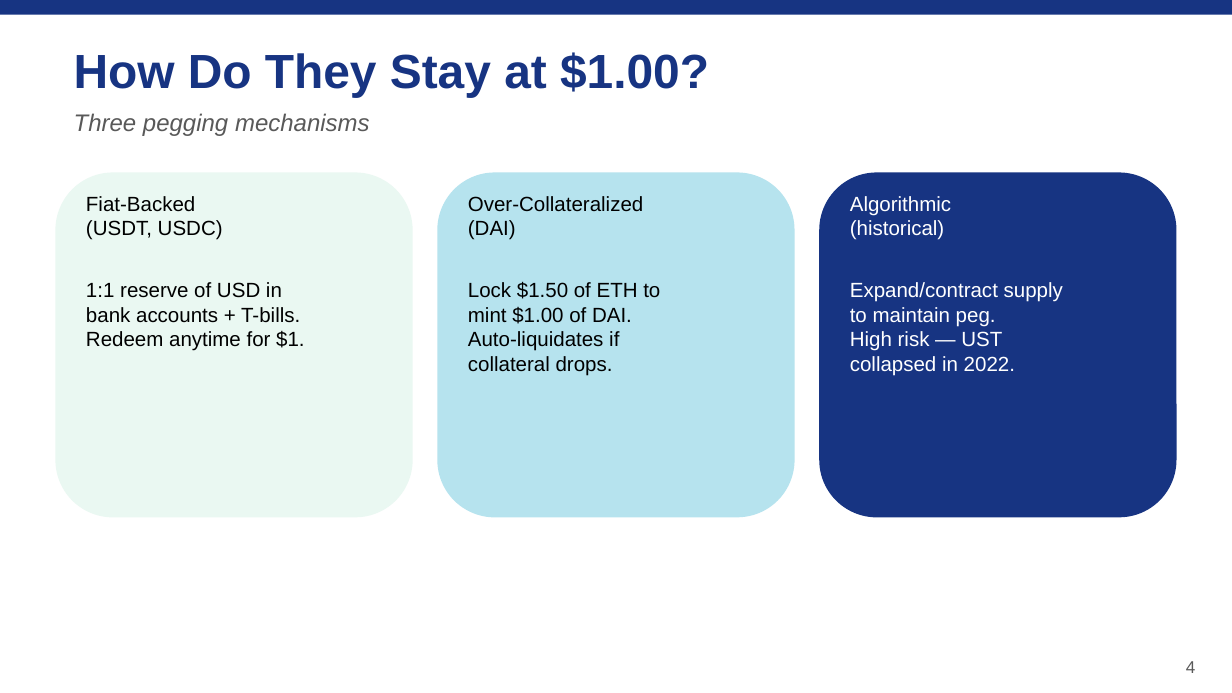
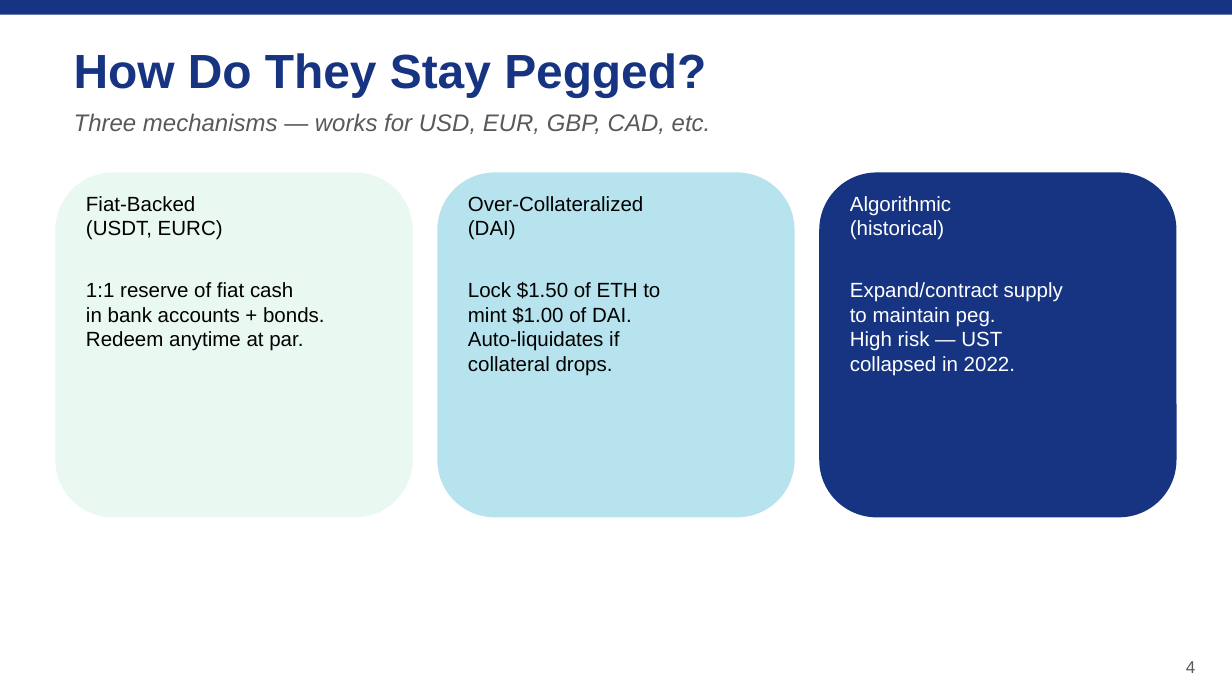
Before and after one commit to kevinl03/Stablecoin-CrossExchange-Arbitrage, a slide deck: slide 4 of astar_arbitrage_deck.pptx. Drawn at 1232x693 pixels with LibreOffice and Linux fonts; fonts in the diff are those of the drawing. Boxes give left, top, right and bottom in pixels: in the first picture for what was removed or moved away, otherwise in the second. Text is boxed around its words. In the diff, an @@ line names an element or a change of style, - is before the commit and + after.

```diff
--- a/astar_arbitrage_deck.pptx
+++ b/astar_arbitrage_deck.pptx
@@ text at [74,53,706,97]: text changed @@
-How Do They Stay at $1.00?
+How Do They Stay Pegged?
@@ text at [74,113,711,134]: text changed @@
-Three pegging mechanisms
+Three mechanisms — works for USD, EUR, GBP, CAD, etc.
@@ text at [86,220,324,351]: text changed @@
-(USDT, USDC)
-1:1 reserve of USD in
-bank accounts + T-bills.
-Redeem anytime for $1.
+(USDT, EURC)
+1:1 reserve of fiat cash
+in bank accounts + bonds.
+Redeem anytime at par.
```
Also in this commit, not shown: 4 other slides changed, 1 other file.
